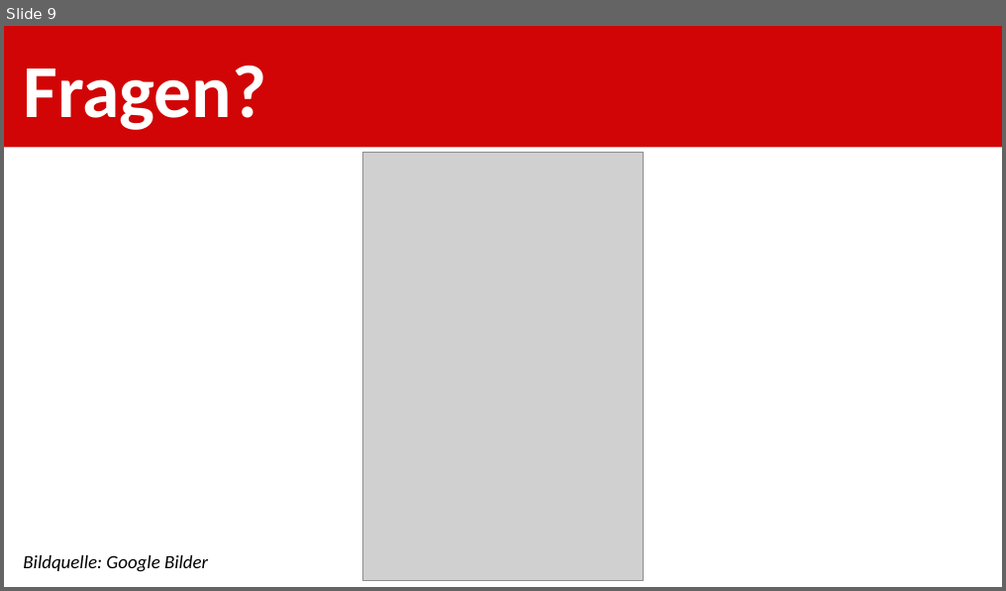
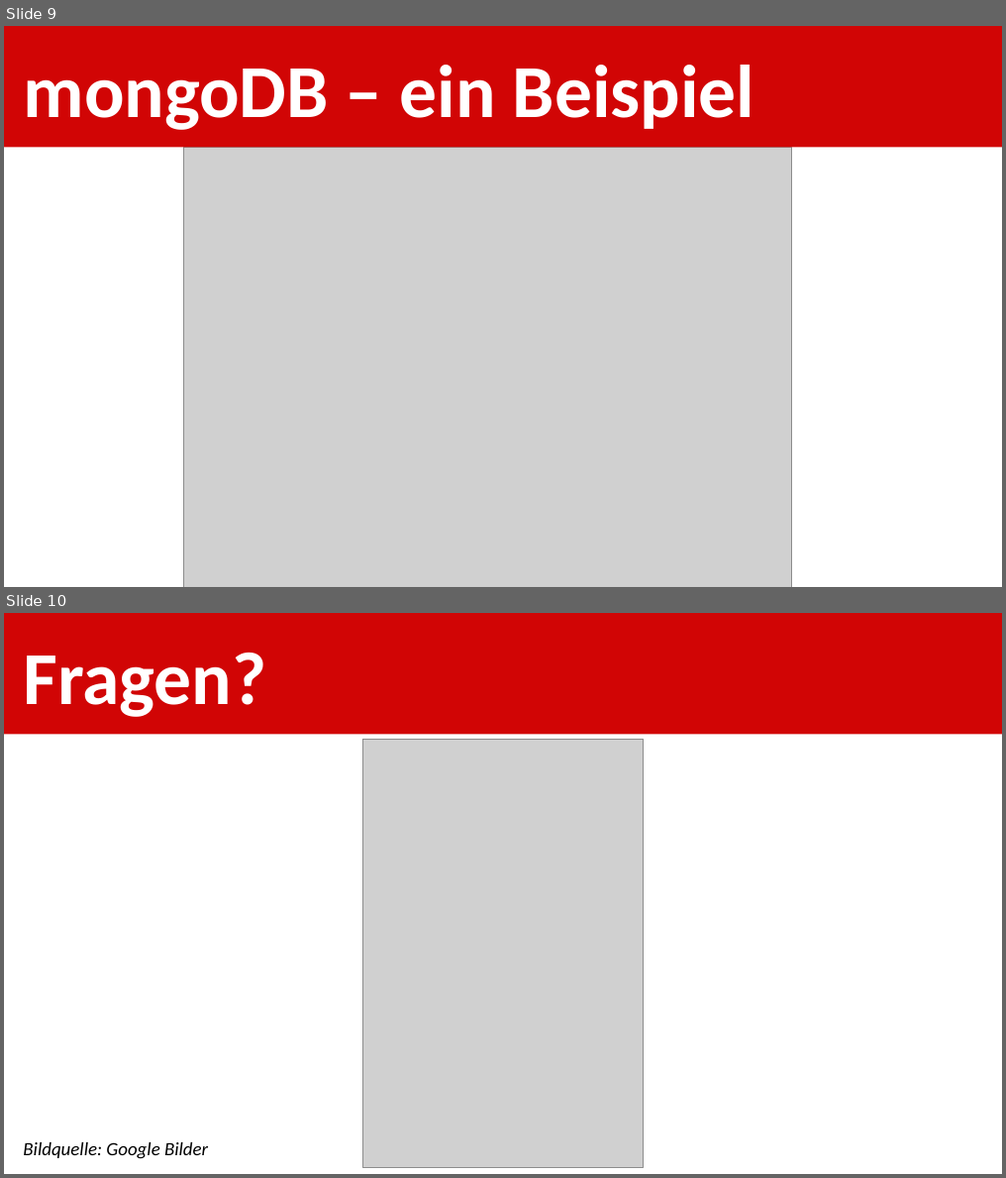
Before and after one commit to shylux/ch.bfh.bti7081.s2015.rot, a slide deck: doc/task09/Softwarearchitektur.pptx. Shown one above the other, each under a label of ours: slide 9 before the commit, slides 9 and 10 after it. The pictures are 1006x591 and 1006x1178 pixels, drawn with LibreOffice and Linux fonts; fonts in the diff are those of the drawing; grey boxes stand for pictures. Boxes give left, top, right and bottom in pixels: in the first picture for what was removed or moved away, otherwise in the second. Text is boxed around its words. In the diff, an @@ line names an element or a change of style, - is before the commit and + after.

```diff
--- a/doc/task09/Softwarearchitektur.pptx
+++ b/doc/task09/Softwarearchitektur.pptx
@@ slide 9 added at (4, 26, 1002, 587), background #FFFFFF @@
@@ rectangle added at (4, 26, 1002, 148), fill #D10505 @@
@@ title added at (24, 65, 755, 130), 72 pt, text #FFFFFF, bold @@
+mongoDB – ein Beispiel
@@ picture added at (183, 148, 792, 587) @@
@@ what was slide 9 is now slide 10 @@
```
Also in this commit, not shown: 2 slides changed, 1 other slide added, 1 slide removed.
